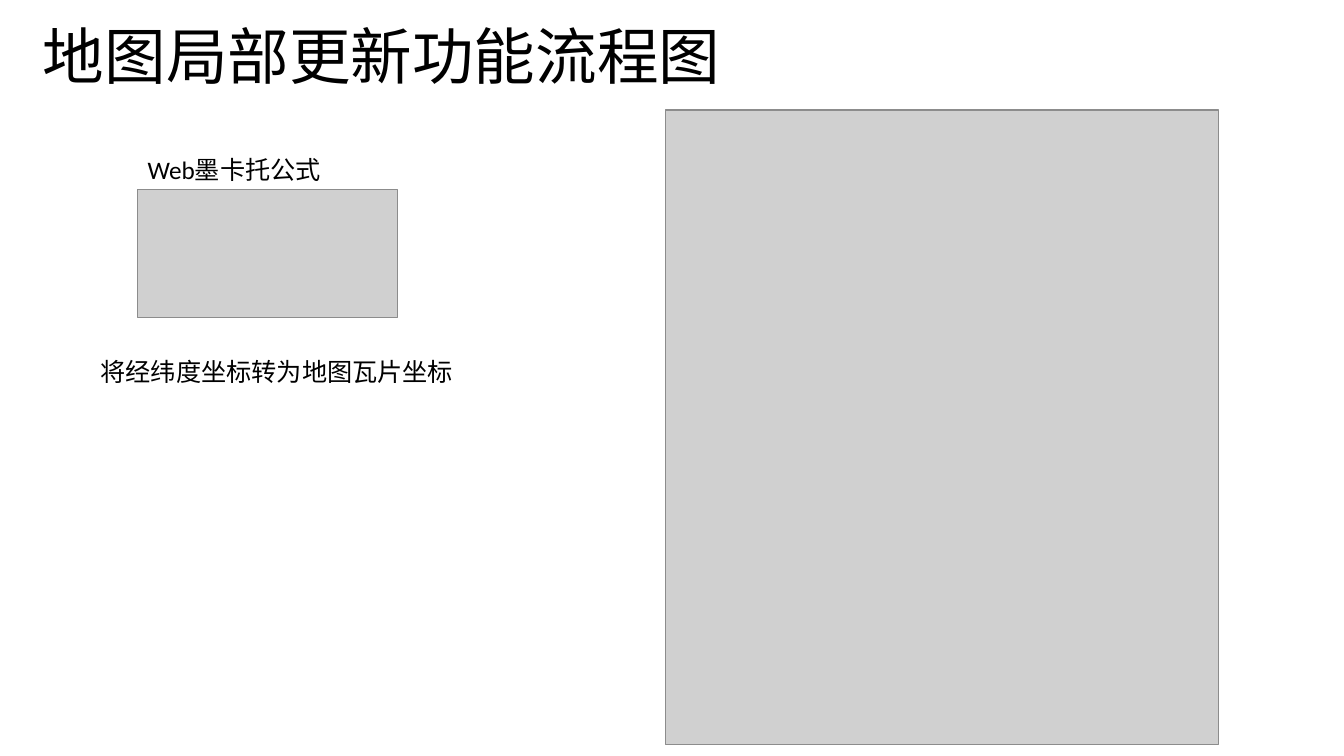
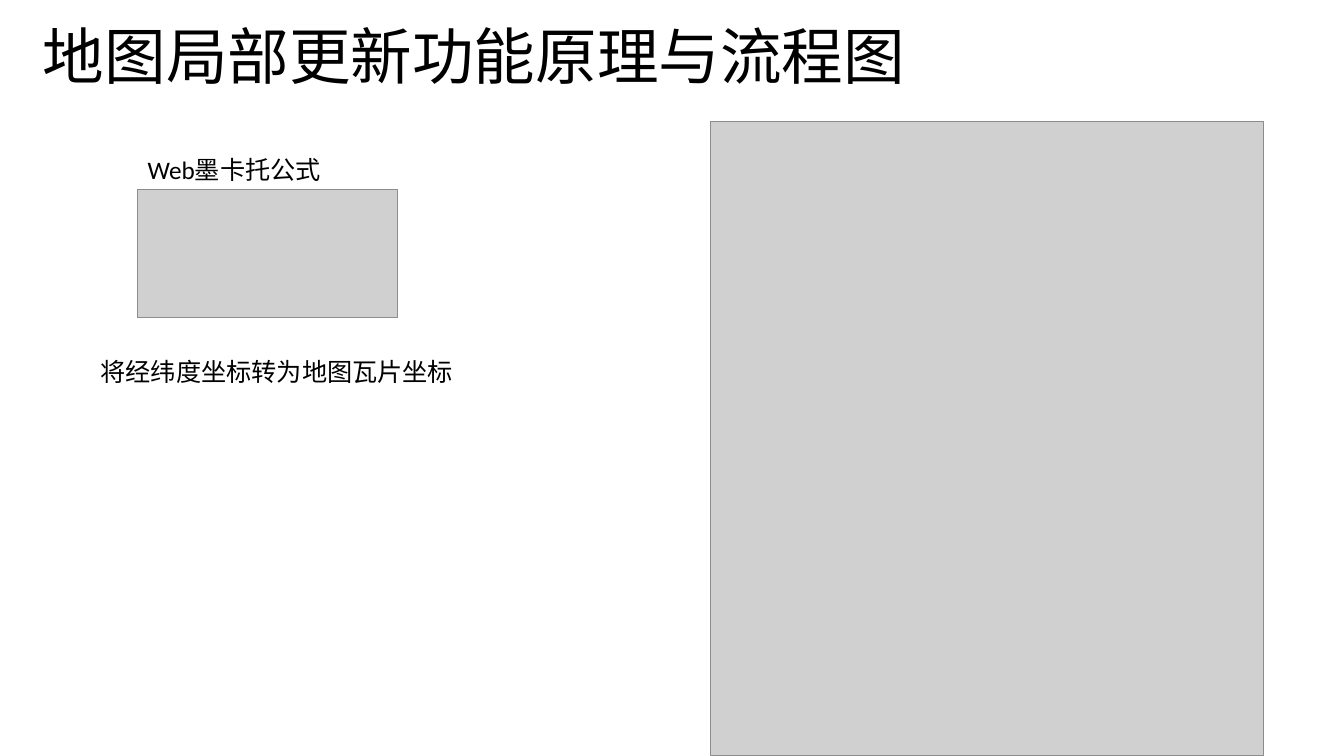
Before and after one commit to hc2013/graduate-article-latex, a slide deck: slide 24 of 地理轨迹相似性分析服务的设计和.pptx (slide 23 before the commit). Drawn at 1344x756 pixels with LibreOffice and Linux fonts; fonts in the diff are those of the drawing; grey boxes stand for pictures. Boxes give left, top, right and bottom in pixels: in the first picture for what was removed or moved away, otherwise in the second. Text is boxed around its words. In the diff, an @@ line names an element or a change of style, - is before the commit and + after.

```diff
--- a/地理轨迹相似性分析服务的设计和.pptx
+++ b/地理轨迹相似性分析服务的设计和.pptx
@@ title at (43,27,905,84): text changed @@
-地图局部更新功能流程图
+地图局部更新功能原理与流程图
@@ picture: place and size @@
-picture at (665,110,1218,745)
+picture at (711,121,1263,756)
```
Also in this commit, not shown: 1 other slide changed, 1 slide added, 5 other files.
